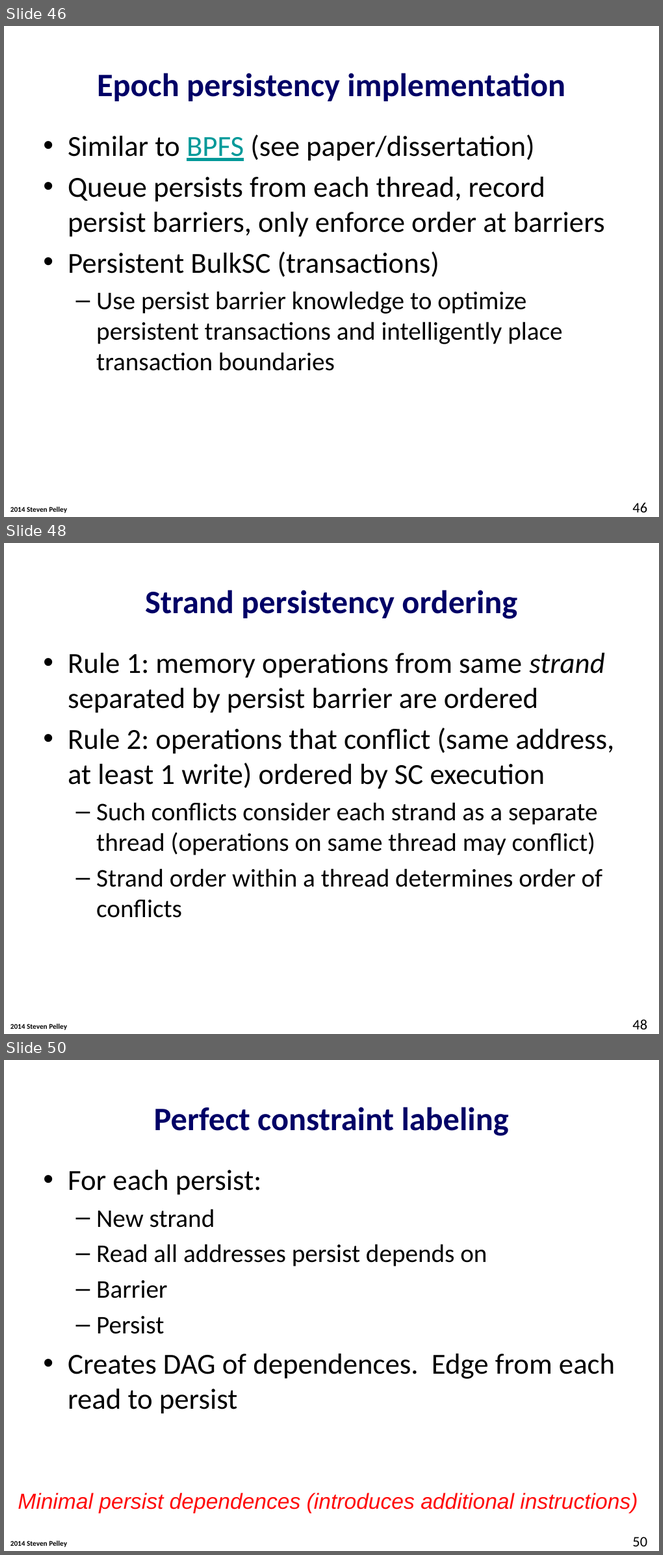
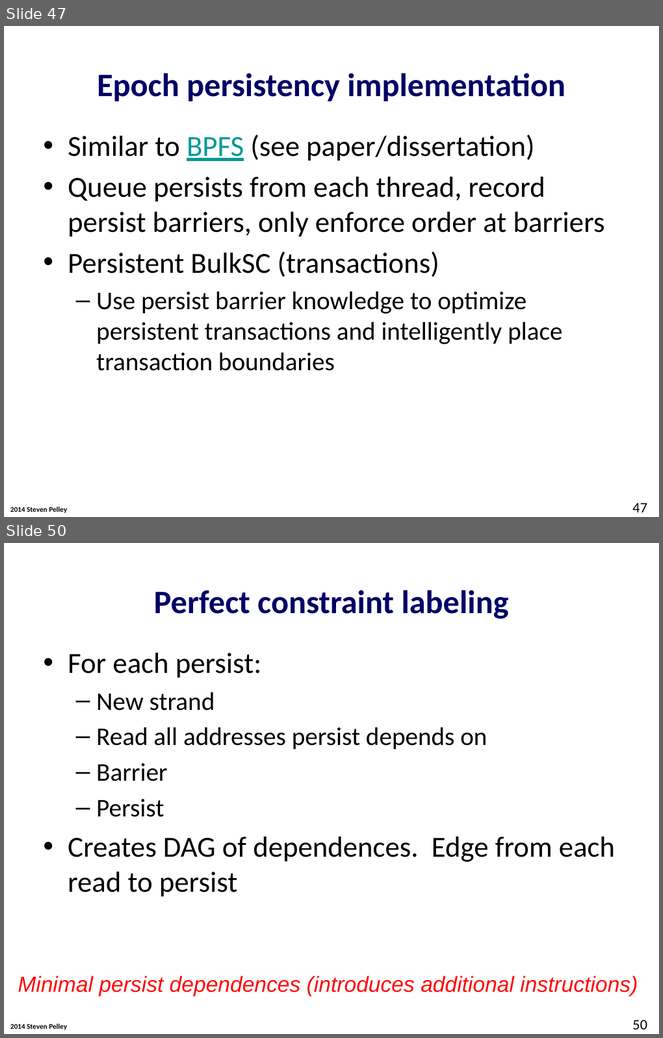
Before and after one commit to Abulila/dissertation, a slide deck: proposal/defense.pptx. Shown one above the other, each under a label of ours: slides 46, 48 and 50 before the commit, slides 47 and 50 after it; the slides between them are not shown. The pictures are 663x1555 and 663x1038 pixels, drawn with LibreOffice and Linux fonts; fonts in the diff are those of the drawing; background and template pictures are left out. Boxes give left, top, right and bottom in pixels: in the first picture for what was removed or moved away, otherwise in the second. Text is boxed around its words. In the diff, an @@ line names an element or a change of style, - is before the commit and + after.

```diff
--- a/proposal/defense.pptx
+++ b/proposal/defense.pptx
@@ slide 48 removed at bbox=[4, 543, 659, 1034], background #FFFFFF; not listed: 1 template element that a slide beside it also shows @@
@@ title removed at bbox=[145, 590, 518, 619] @@
-Strand persistency ordering
@@ text removed at bbox=[68, 653, 614, 918] @@
-• Rule 1: memory operations from same strand separated by persist barrier are ordered
-• Rule 2: operations that conflict (same address, at least 1 write) ordered by SC execution
-  – Such conflicts consider each strand as a separate thread (operations on same thread may conflict)
-  – Strand order within a thread determines order of conflicts
@@ page number removed at bbox=[633, 1019, 648, 1030] @@
-48
@@ what was slide 46 is now slide 47 @@
@@ page number at bbox=[633, 503, 648, 513]: text changed @@
-46
+47
```
Also in this commit, not shown: 6 slides changed, 1 slide added.
